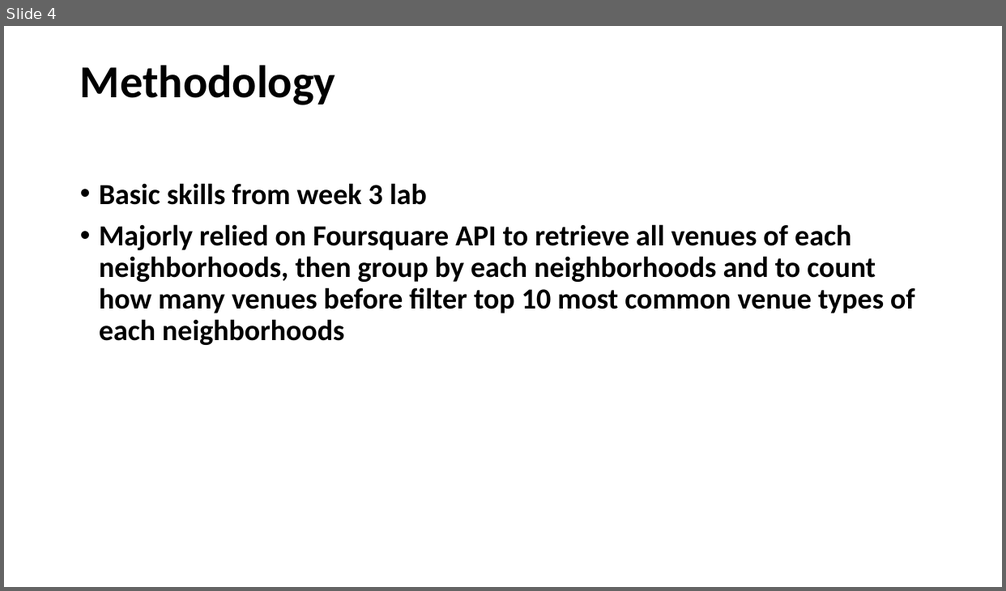
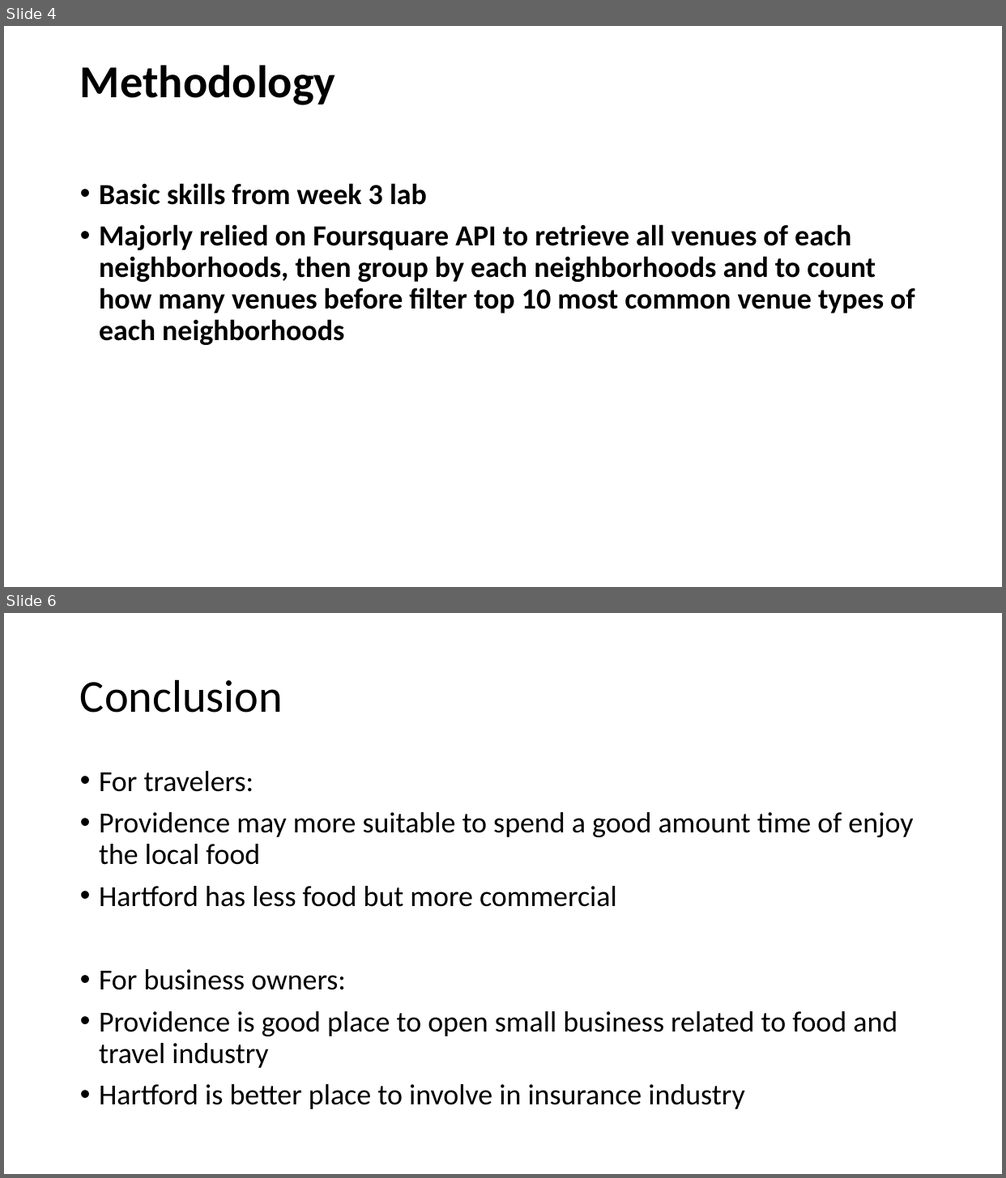
Before and after one commit to sdeepaknayak/CapstoneProject, a slide deck: Neighborhood.pptx. Shown one above the other, each under a label of ours: slide 4 before the commit, slides 4 and 6 after it; the slides between them are not shown. The pictures are 1006x591 and 1006x1178 pixels, drawn with LibreOffice and Linux fonts; fonts in the diff are those of the drawing. Boxes give left, top, right and bottom in pixels: in the first picture for what was removed or moved away, otherwise in the second. Text is boxed around its words. In the diff, an @@ line names an element or a change of style, - is before the commit and + after.

```diff
--- a/Neighborhood.pptx
+++ b/Neighborhood.pptx
@@ slide 6 added at (4,613,1002,1174), background #FFFFFF @@
@@ title added at (80,679,283,713), 44 pt, text #000000 @@
+Conclusion
@@ text added at (99,771,913,1110), 28 pt, text #000000 @@
+• For travelers:
+• Providence may more suitable to spend a good amount time of enjoy the local food
+• Hartford has less food but more commercial
+• For business owners:
+• Providence is good place to open small business related to food and travel industry
+• Hartford is better place to involve in insurance industry
```
Also in this commit, not shown: 1 other slide added, 8 other files.
